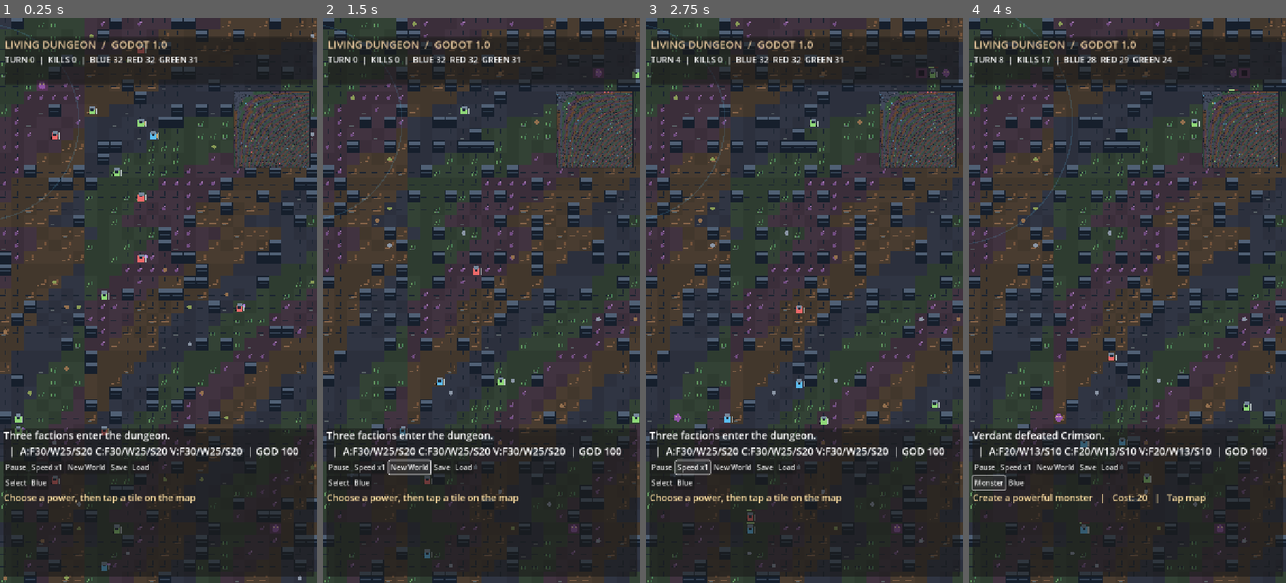
Above: before the commit, frames 1-4 (left to right).
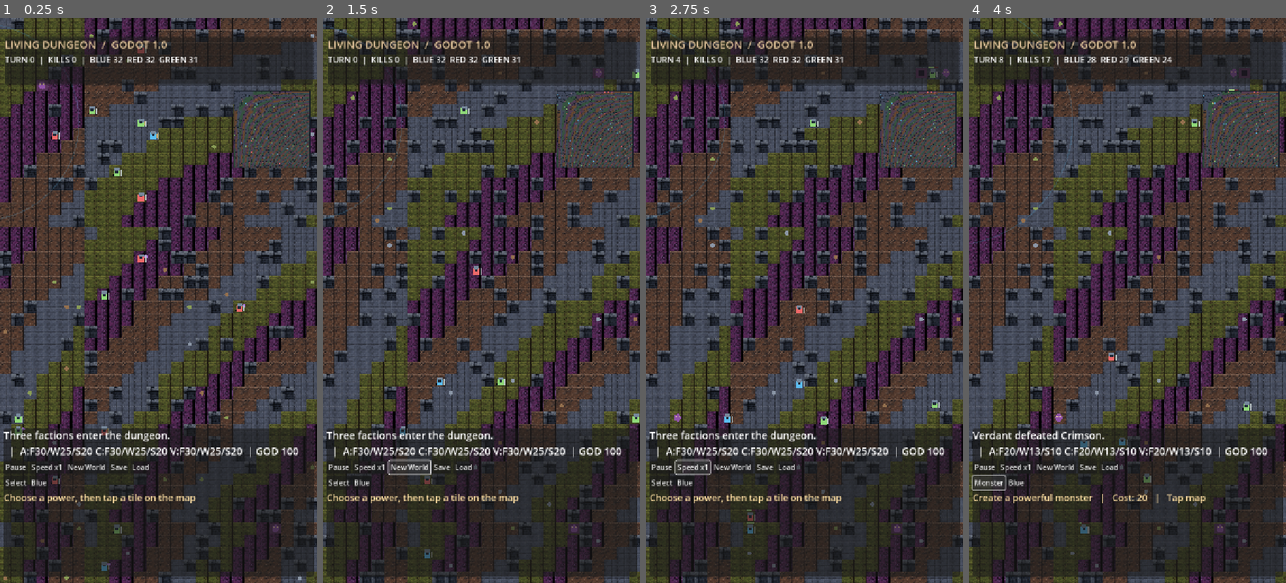
Above: after the commit, the same moments.

Repository: Garchita098/Akudama-Builder
Game: Godot game, scene res://Main.tscn
Same seed, same stepped clock (60 frames per second), same inputs: the game is played once before the commit and once after it.
Inputs:
- Up to frame 1 (0.25 s): no input
- Up to frame 2 (1.5 s): click "New World" at 0.5 s; click "New World" at 1.25 s
- Up to frame 3 (2.75 s): click "Speed x1" at 2 s
- Up to frame 4 (4 s): click "Select" at 2.75 s; click "Spawn" at 3.5 s

The runs differ from the first frame. In frame 1, 28% of the frame differs, in the area x 0-100%, y 0-100%; in frame 2, 28%; in frame 3, 28%; in frame 4, 28%.
Error before the commit: Cannot call method 'get_child' on a null value. (res://world.gd:758)
Error after the commit: Cannot call method 'get_child' on a null value. (res://world.gd:742)

Commit message:
Render world using sampled dark fantasy tile atlas textures instead of procedural blocks

Diff:
--- a/projects/dungeon_godot/world.gd
+++ b/projects/dungeon_godot/world.gd
@@ -1,4 +1,5 @@
 extends Node2D
+const AtlasTiles = preload("res://art_tiles.gd")
 # Living Dungeon: Godot foundation. Entire world renders procedurally.
 const GRID := Vector2i(96, 96)
 const TILE := 30.0
@@ -11,6 +12,7 @@
 const EQUIPMENT := ["Rusty sword","Iron spear","Leather armor","Hunter bow","Steel blade"]
 var terrain: Array = []
 var biomes: Array = []
+var art_textures: Array[Texture2D] = []
 var minimap: TextureRect
 var minimap_img: Image
 var minimap_tex: ImageTexture
@@ -49,6 +51,7 @@
 var seed_value := 0
 
 func _ready() -> void:
+    art_textures = AtlasTiles.build()
     camera = Camera2D.new()
     camera.position = Vector2(30,30) * TILE
     camera.zoom = Vector2(0.93, 0.93)
@@ -576,30 +579,11 @@
         for x in range(xmin,xmax):
             var p := Vector2(x, y) * TILE
             var variation: int = (x * 71 + y * 31 + x * y) % 7
-            if terrain[y][x] == 1:
-                draw_rect(Rect2(p, Vector2(TILE,TILE)), Color("#161f2c"))
-                draw_rect(Rect2(p + Vector2(1,1), Vector2(TILE-2,9)), Color("#506075"))
-                draw_line(p + Vector2(3,18), p + Vector2(TILE-3,18), Color("#344254"), 2)
+            var tile_index: int = 4 if terrain[y][x] == 1 else int(biomes[y][x])
+            if art_textures.size() == 5:
+                draw_texture_rect(art_textures[tile_index],Rect2(p,Vector2(TILE,TILE)),false)
             else:
-                var palette := [Color("#303543"),Color("#334235"),Color("#413340"),Color("#493c30")]
-                var floor_color: Color = palette[int(biomes[y][x])] if biomes.size() == GRID.y else Color("#303543")
-                if variation > 3:
-                    floor_color = floor_color.darkened(0.09)
-                draw_rect(Rect2(p, Vector2(TILE,TILE)), floor_color)
-                draw_line(p + Vector2(TILE/2,2),p + Vector2(TILE/2,13),Color("#1b2431"),1)
-                draw_line(p + Vector2(2,18),p + Vector2(16,18),Color("#1b2431"),1)
-                if variation == 6:
-                    draw_rect(Rect2(p + Vector2(7,23), Vector2(9,2)), Color("#596266"))
-                var biome: int = int(biomes[y][x])
-                if biome == 1 and variation % 3 == 0:
-                    draw_line(p + Vector2(6,26),p + Vector2(9,16),Color("#659b61"),2)
-                    draw_line(p + Vector2(15,25),p + Vector2(18,13),Color("#4a8659"),2)
-                elif biome == 2 and variation % 4 == 0:
-                    draw_circle(p + Vector2(12,16),4,Color("#724d82"))
-                    draw_circle(p + Vector2(16,11),2,Color("#a074ae"))
-                elif biome == 3 and variation % 3 == 0:
-                    draw_line(p + Vector2(4,22),p + Vector2(24,20),Color("#88654a"),2)
-                    draw_rect(Rect2(p + Vector2(20,8),Vector2(5,7)),Color("#75543b"))
+                draw_rect(Rect2(p,Vector2(TILE,TILE)),Color("#313744"))
     for base in settlements:
         var origin: Vector2 = Vector2(base.p) * TILE
         var color: Color = FACTIONS[int(base.team)]
